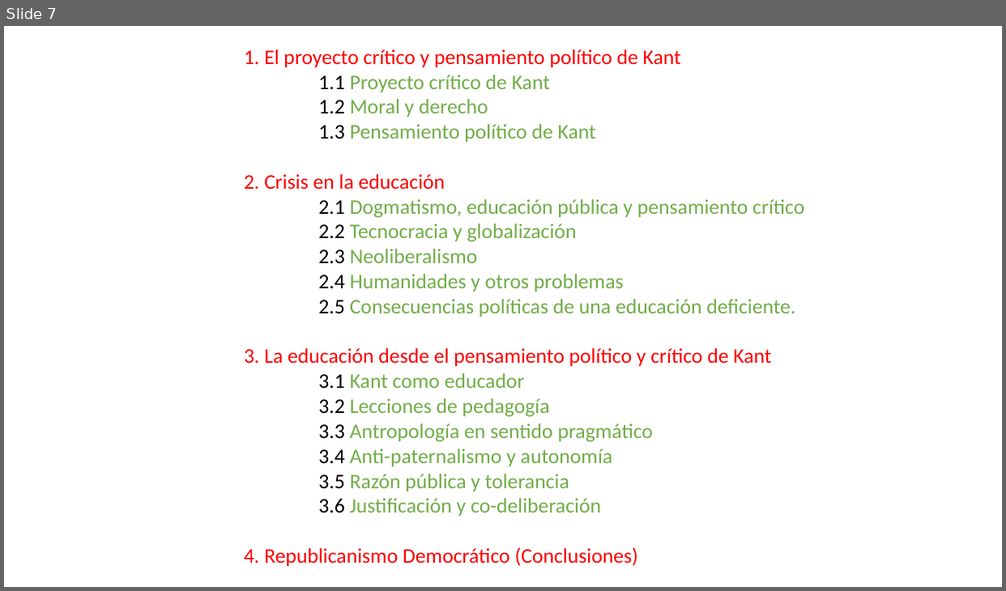
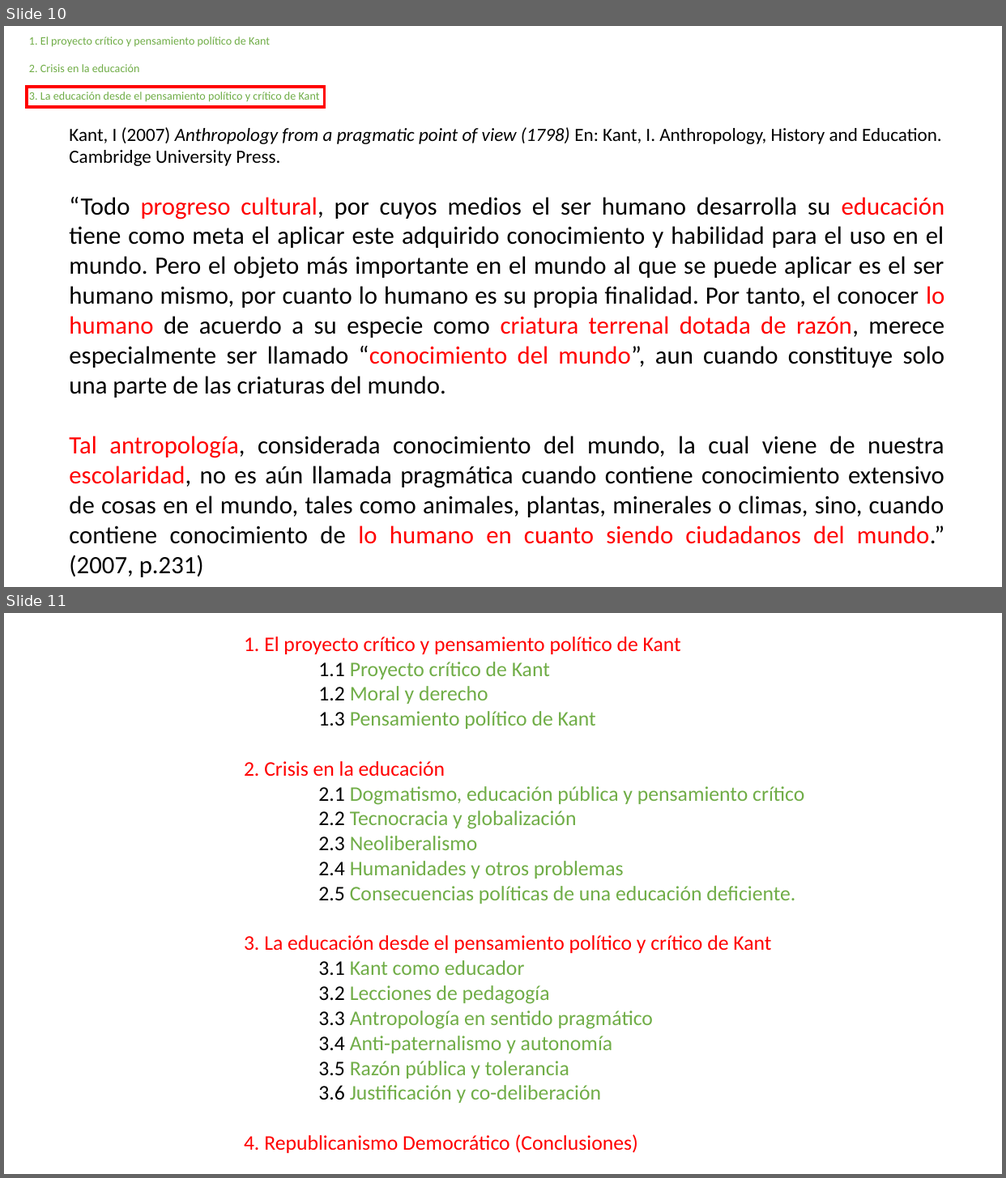
Before and after one commit to zaboltar/zaboltar.github.io, a slide deck: assets uarm/2023 2 UarmPCrit/tesis docs/la educación como asunto político en Kant.pptx. Shown one above the other, each under a label of ours: slide 7 before the commit, slides 10 and 11 after it. The pictures are 1006x591 and 1006x1178 pixels, drawn with LibreOffice and Linux fonts; fonts in the diff are those of the drawing. Boxes give left, top, right and bottom in pixels: in the first picture for what was removed or moved away, otherwise in the second. Text is boxed around its words. In the diff, an @@ line names an element or a change of style, - is before the commit and + after.

```diff
--- a/assets uarm/2023 2 UarmPCrit/tesis docs/la educación como asunto político en Kant.pptx
+++ b/assets uarm/2023 2 UarmPCrit/tesis docs/la educación como asunto político en Kant.pptx
@@ slide 10 added at (4,26,1002,587), background #FFFFFF @@
@@ text added at (29,37,320,102), 11 pt, text #70AD47 @@
+1. El proyecto crítico y pensamiento político de Kant
+2. Crisis en la educación
+3. La educación desde el pensamiento político y crítico de Kant
@@ rectangle added at (27,87,325,107), outline #FF0000 3 pt @@
@@ text added at (69,127,945,578), 24 pt, text #000000 @@
+Kant, I (2007) Anthropology from a pragmatic point of view (1798) En: Kant, I. Anthropology, History and Education. Cambridge University Press.
+“Todo progreso cultural, por cuyos medios el ser humano desarrolla su educación tiene como meta el aplicar este adquirido conocimiento y habilidad para el uso en el mundo. Pero el objeto más importante en el mundo al que se puede aplicar es el ser humano mismo, por cuanto lo humano es su propia finalidad. Por tanto, el conocer lo humano de acuerdo a su especie como criatura terrenal dotada de razón, merece especialmente ser llamado “conocimiento del mundo”, aun cuando constituye solo una parte de las criaturas del mundo.
+Tal antropología, considerada conocimiento del mundo, la cual viene de nuestra escolaridad, no es aún llamada pragmática cuando contiene conocimiento extensivo de cosas en el mundo, tales como animales, plantas, minerales o climas, sino, cuando contiene conocimiento de lo humano en cuanto siendo ciudadanos del mundo.” (2007, p.231)
@@ what was slide 7 is now slide 11 @@
```
Also in this commit, not shown: 1 slide changed, 3 other slides added, 1 other file.
